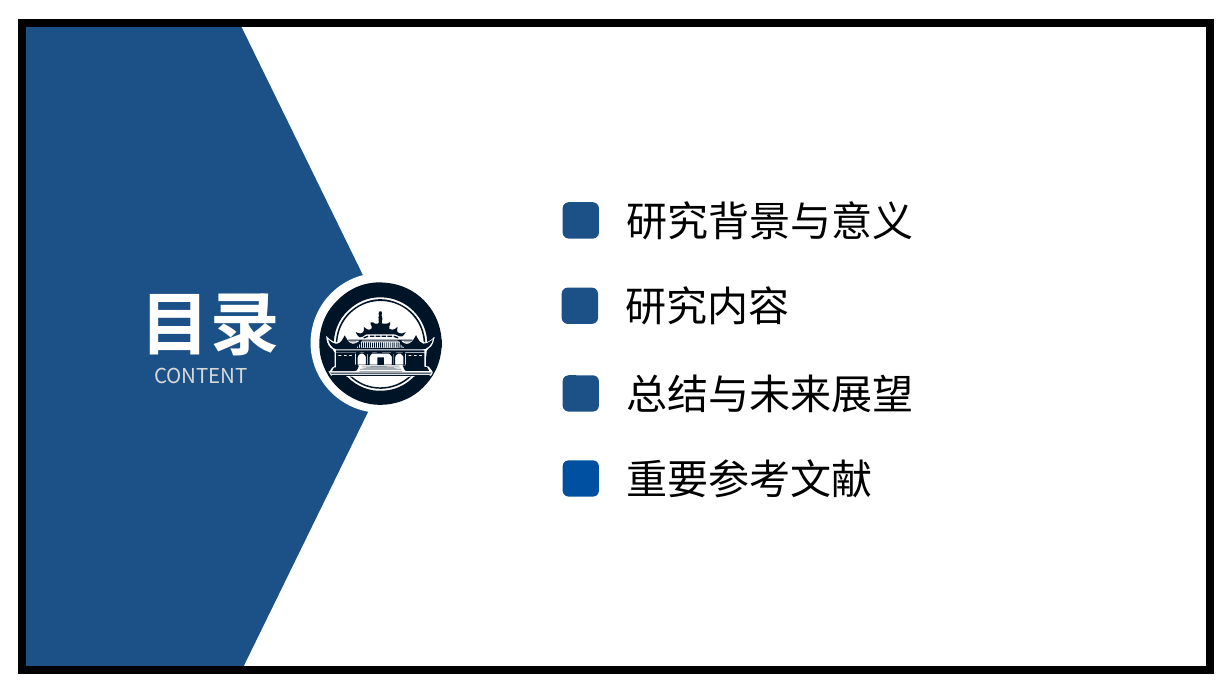
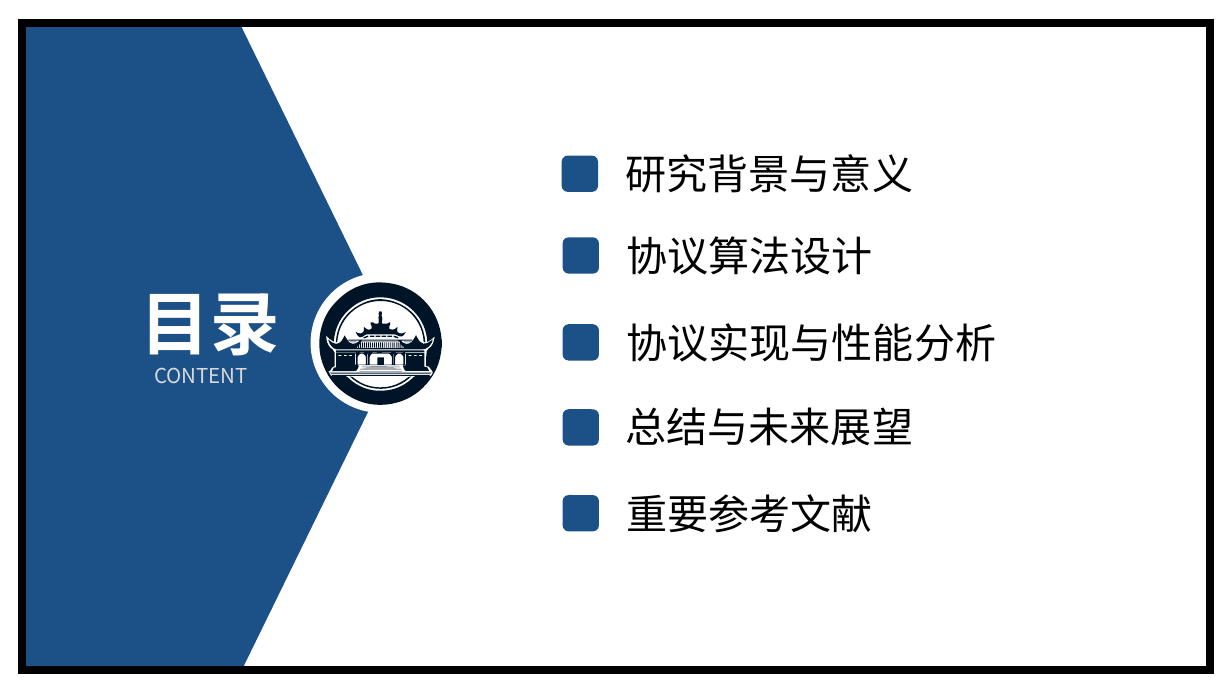
Before and after one commit to jerry-luo-zl/Searchable-Encrption-MC-JXT, a slide deck: slide 2 of pre/毕设答辩-罗之龙.pptx. Drawn at 1232x693 pixels with LibreOffice and Linux fonts; fonts in the diff are those of the drawing. Boxes give left, top, right and bottom in pixels: in the first picture for what was removed or moved away, otherwise in the second. Text is boxed around its words. In the diff, an @@ line names an element or a change of style, - is before the commit and + after.

```diff
--- a/pre/毕设答辩-罗之龙.pptx
+++ b/pre/毕设答辩-罗之龙.pptx
@@ text "研究背景与意义": place and size @@
-text "研究背景与意义" at bbox=[626, 201, 914, 240]
+text "研究背景与意义" at bbox=[626, 154, 914, 193]
@@ rounded rectangle: place and size @@
-rounded rectangle at bbox=[563, 202, 599, 238]
+rounded rectangle at bbox=[562, 155, 598, 191]
@@ rounded rectangle added at bbox=[563, 238, 599, 274], fill #1B5187 @@
@@ text added at bbox=[626, 236, 872, 275], 32 pt, text #000000 @@
+协议算法设计
@@ text at bbox=[626, 323, 996, 362]: text changed @@
-研究内容
+协议实现与性能分析
@@ text "总结与未来展望": place and size @@
-text "总结与未来展望" at bbox=[626, 374, 914, 413]
+text "总结与未来展望" at bbox=[626, 407, 914, 446]
@@ 3 rounded rectangles: place and size @@
-3 rounded rectangles at bbox=[521, 377, 651, 560]
+3 rounded rectangles at bbox=[521, 391, 651, 574]
@@ 3 rounded rectangles, 1 text: place and size @@
-3 rounded rectangles, 1 text at bbox=[562, 287, 872, 498]
+3 rounded rectangles, 1 text at bbox=[563, 324, 872, 533]
@@ rounded rectangle at bbox=[563, 495, 599, 531]: fill #0050A2 to #1B5187 @@
@@ rounded rectangle: place and size @@
-rounded rectangle at bbox=[521, 330, 604, 402]
+rounded rectangle at bbox=[351, 549, 434, 621]
```
Also in this commit, not shown: 24 other slides changed, 1 slide added, 1 other file.
